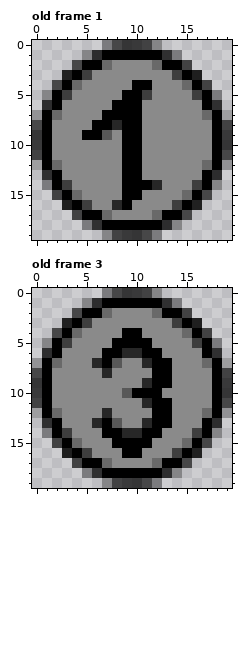
File history of a pixel-art file, Assets/Sprites/Mana/Numeric Pips.aseprite. The picture above is the old version.
20x20 pixels, 4 frames. Colours within 5 levels of each other are drawn and written as one. Shown: old frame 1, old frame 3. The commit also changed other frames, which this record leaves out.
After the commit:
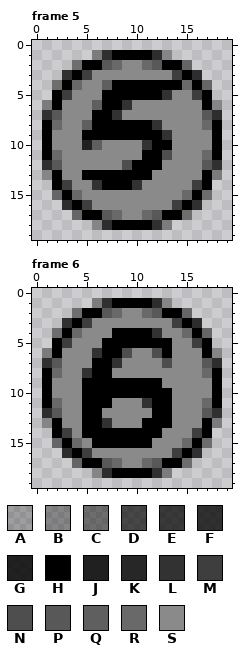
Palette (. is transparent): A #0000003b  B #0000005a  C #00000078  D #000000a7  E #000000b8  F #000000c3  G #000000d6  H #000000  J #202020  K #272727  L #323232  M #3e3e3e  N #4e4e4e  P #585858  Q #5f5f5f  R #696969  S #8a8a8a
A new or re-ordered frame is compared with the old frame closest to it.
Difference:
frames 4 -> 6
Changed rows in their new state; - is an unchanged pixel.
Frame 5 is new; against old frame 1, layers "Symbol", "Circle", "Border Simple":
first column x 0:
 0 -------......-------
 1 -----.BF----FB.-----
 2 ----C--PR--RP--C----
 3 ---F------------F---
 4 --C----QHH--HHH--C--
 5 -.-----HH--HHL----.-
 6 -B----QH-LS-------B-
 7 .FP---H-LSS------PF.
 8 .-R--Q--H--HL----R-.
 9 .------HH--HHL-----.
10 .----JQ--SSLHH-----.
11 .-R------SSHHN---R-.
12 .FP------N-HH----PF.
13 -B---HHHH--H------B-
14 -.----LHH-LSS-----.-
15 --C------SS------C--
16 ---F----SS------F---
17 ----C--PR--RP--C----
18 -----.BF----FB.-----
19 -------......-------
Frame 6 is new; against old frame 3, layers "Symbol", "Circle", "Border Simple":
first column x 0:
 0 -------......-------
 1 -----.BF----FB.-----
 2 ----C--PR--RP--C----
 3 ---F------------F---
 4 --C-----H--HL----C--
 5 -.-----H----HH----.-
 6 -B----L--NSSNH----B-
 7 .FP---H-L--SSN---PF.
 8 .-R--LHH----SS---R-.
 9 .----HHHHHHH-S-----.
10 .----HHHHH---H-----.
11 .-R--HHH---L-----R-.
12 .FP--HHS---------PF.
13 -B---HHLS--H------B-
14 -.---HH--HH-------.-
15 --C---HH---------C--
16 ---F-----SS-----F---
17 ----C--PR--RP--C----
18 -----.BF----FB.-----
19 -------......-------
Boxes around the changes in both pictures, in picture pixels (x1, y1, x2, y2):
changed: (32, 40, 232, 240)
changed: (32, 288, 232, 488)
